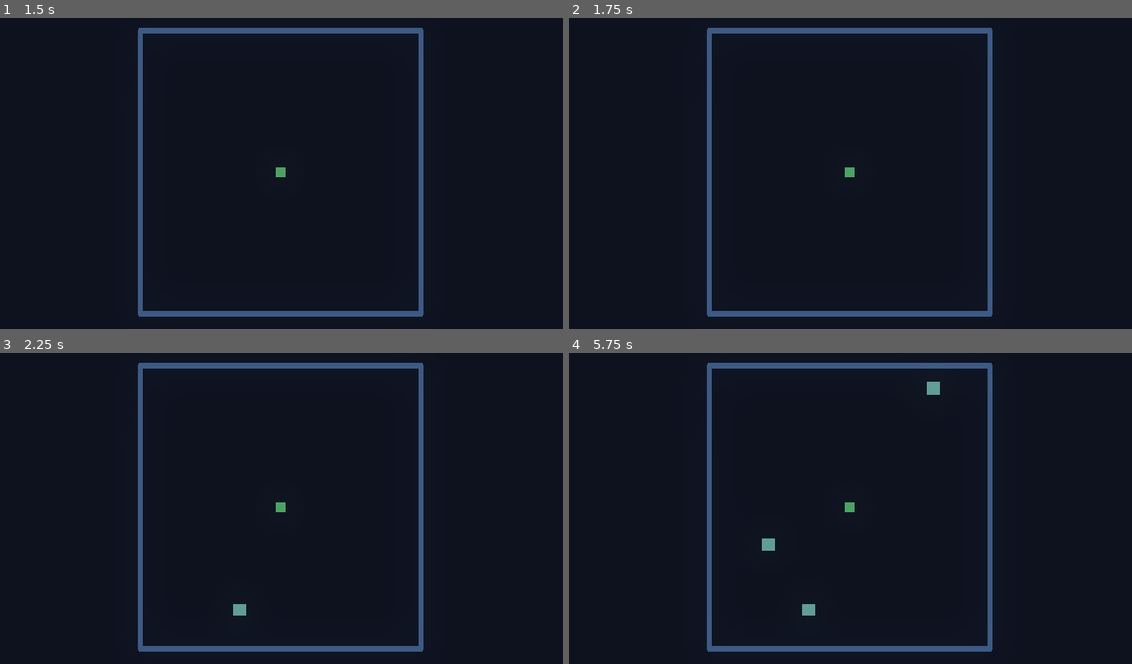
Above: before the commit, frames 1-4 (two rows, left to right).
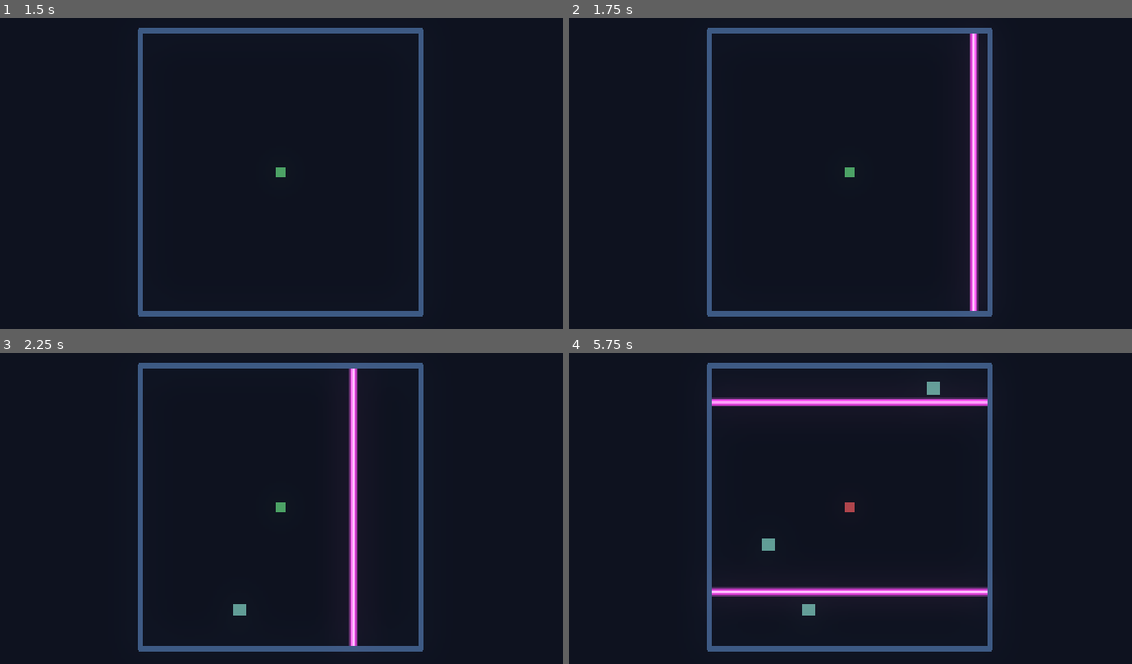
Above: after the commit, the same moments.

Repository: Marina-Banov/ggj-2026
Game: Godot game, scene res://Scenes/main_menu.tscn
Two runs of this game, one before a commit and one after it. Both use one fixed random seed, a clock stepped at 60 frames per second and the inputs below.
Inputs:
- Up to frame 1 (1.5 s): click "Play SOLO" at 0.5 s; tap Enter at 1.25 s
- Up to frame 2 (1.75 s): no input
- Up to frame 3 (2.25 s): no input
- Up to frame 4 (5.75 s): no input

Frame 1 is identical in both runs. In frame 2, 1.4% of the frame differs, in the area x 71-73%, y 5-95%; in frame 3, 1.4%; in frame 4, 3.0%, in the area x 25-75%, y 14-79%.

Commit message:
spawn projectiles in solo mode

Diff:
--- /dev/null
+++ b/Components/progressive_timer.gd
@@ -0,0 +1,26 @@
+extends Node2D
+class_name ProgressiveTimer
+
+@export var start_interval = 1.0
+@export var min_interval = 0.1
+@export var duration = 60.0
+@onready var timer = $Timer
+
+var elapsed_time = 0.0
+
+signal progressed_timeout
+
+
+func _ready():
+	timer.timeout.connect(_on_timeout)
+	timer.start()
+
+
+func _process(delta):
+	elapsed_time += delta
+	var t = clamp(elapsed_time / duration, 0.0, 1.0)
+	timer.wait_time = lerp(start_interval, min_interval, t)
+
+
+func _on_timeout():
+	progressed_timeout.emit()
--- a/Scenes/game_solo.tscn
+++ b/Scenes/game_solo.tscn
@@ -1,10 +1,11 @@
-[gd_scene load_steps=6 format=3 uid="uid://b1prt8d08w5ok"]
+[gd_scene load_steps=7 format=3 uid="uid://b1prt8d08w5ok"]
 
-[ext_resource type="Script" uid="uid://p501xpk25x5e" path="res://Scripts/game_solo.gd" id="1_7lhal"]
+[ext_resource type="Script" uid="uid://b1qhtto1i4pbf" path="res://Scripts/game_solo.gd" id="1_7lhal"]
 [ext_resource type="Environment" uid="uid://bap1tngmqa2y8" path="res://Resources/environment.tres" id="1_v265e"]
 [ext_resource type="PackedScene" uid="uid://sewt5itu3e0u" path="res://Scenes/player.tscn" id="2_7lhal"]
 [ext_resource type="PackedScene" uid="uid://btmihvoaaef4b" path="res://Scenes/arena.tscn" id="3_vdxbm"]
 [ext_resource type="PackedScene" uid="uid://dwb1gu3cggcp8" path="res://Scenes/game_over.tscn" id="4_sn57n"]
+[ext_resource type="PackedScene" uid="uid://b0nmehfrf5aot" path="res://Components/progressive_timer.tscn" id="6_vdxbm"]
 
 [node name="GameSolo" type="Node2D"]
 script = ExtResource("1_7lhal")
@@ -29,3 +30,10 @@
 [node name="GameOver" parent="." instance=ExtResource("4_sn57n")]
 unique_name_in_owner = true
 visible = false
+
+[node name="ProgressiveTimer" parent="." instance=ExtResource("6_vdxbm")]
+start_interval = 2.0
+min_interval = 0.5
+duration = 30.0
+
+[connection signal="progressed_timeout" from="ProgressiveTimer" to="." method="_on_timer_timeout"]
--- a/Scripts/game_solo.gd
+++ b/Scripts/game_solo.gd
@@ -5,3 +5,7 @@
 	var vw = get_viewport_rect().size
 	%Arena.position = vw / 2
 	%Player.position = vw / 2
+
+
+func _on_timer_timeout() -> void:
+	%Arena.spawn_line()
